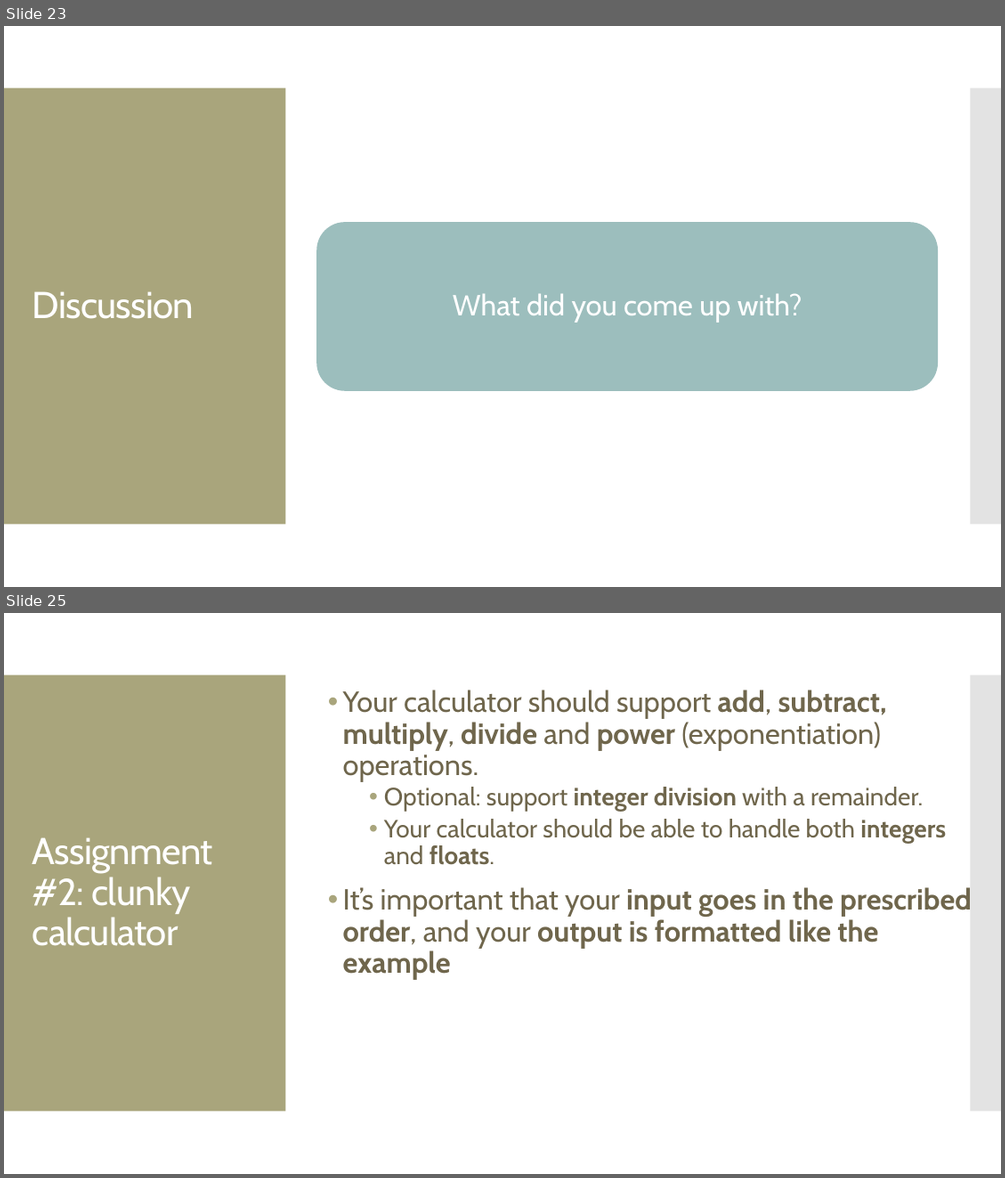
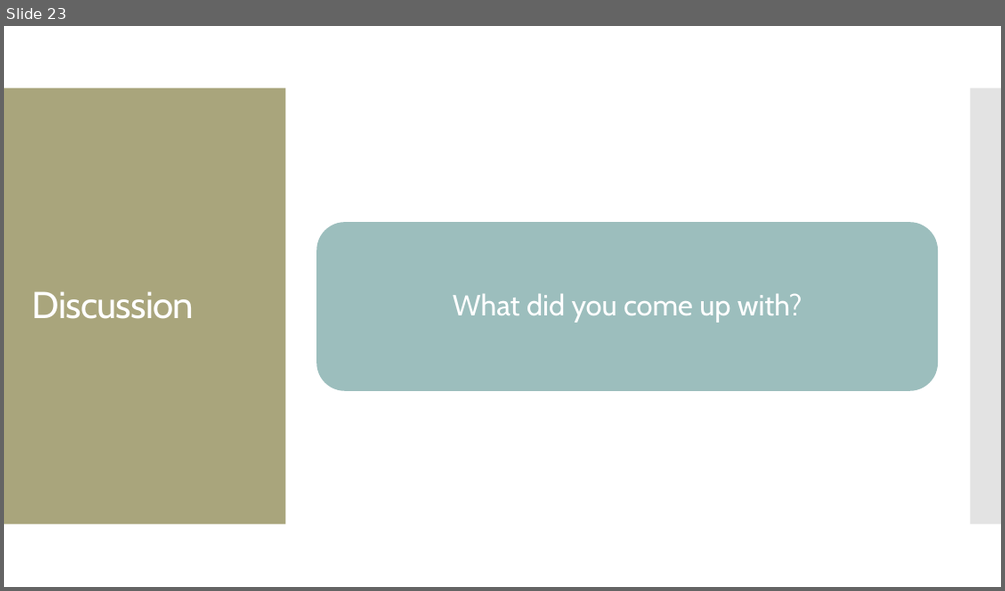
Before and after one commit to amosca01/CAIS117-F23, a slide deck: slides/05-numbers.pptx. Shown one above the other, each under a label of ours: slides 23 and 25 before the commit, slide 23 after it; the slides between them are not shown. The pictures are 1005x1178 and 1005x591 pixels, drawn with LibreOffice and Linux fonts; fonts in the diff are those of the drawing. Boxes give left, top, right and bottom in pixels: in the first picture for what was removed or moved away, otherwise in the second. Text is boxed around its words. In the diff, an @@ line names an element or a change of style, - is before the commit and + after.

```diff
--- a/slides/05-numbers.pptx
+++ b/slides/05-numbers.pptx
@@ slide 25 removed at (4, 613, 1001, 1174), background #FFFFFF; not listed: 2 template elements that a slide beside it also shows @@
@@ text removed at (343, 690, 971, 980) @@
-• Your calculator should support add, subtract, multiply, divide and power (exponentiation) operations.
-  • Optional: support integer division with a remainder.
-  • Your calculator should be able to handle both integers and floats.
-• It’s important that your input goes in the prescribed order, and your output is formatted like the example
@@ title removed at (32, 837, 213, 946) @@
-Assignment #2: clunky calculator
```
Also in this commit, not shown: 1 other slide removed, 7 other files.
